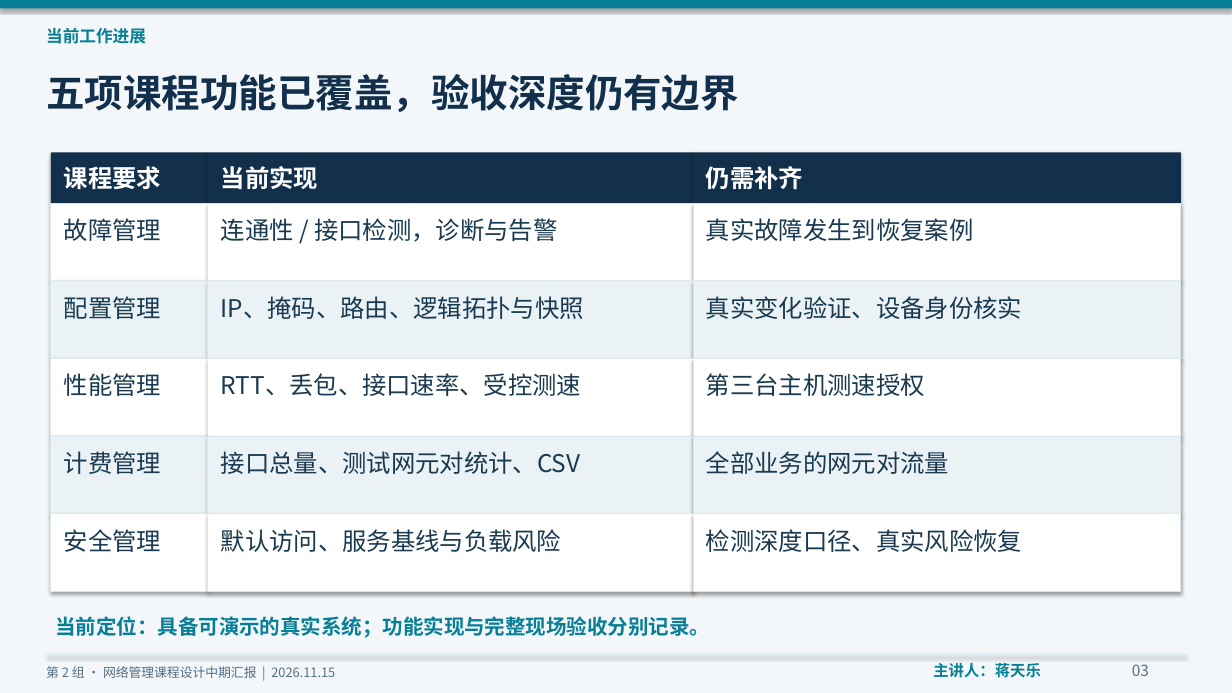
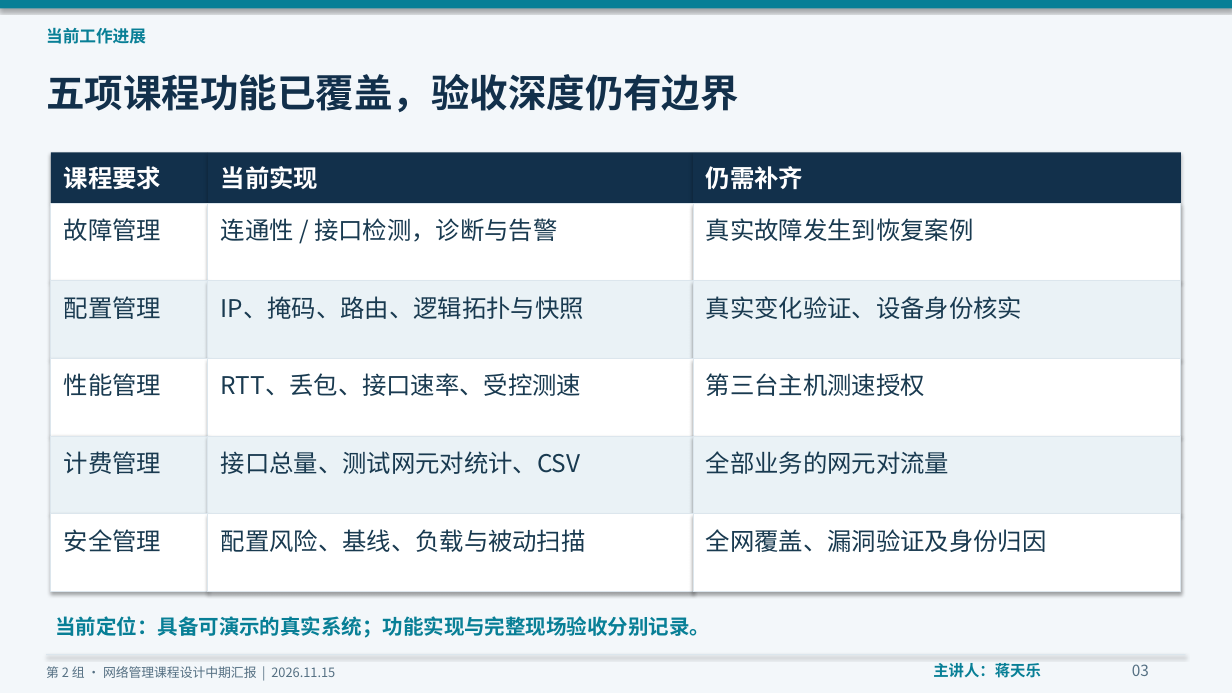
Before and after one commit to moonshadow-2005/Computer-Network-Management, a slide deck: slide 3 of 中期汇报/第2组_网络管理系统_中期汇报.pptx. Drawn at 1232x693 pixels with LibreOffice and Linux fonts; fonts in the diff are those of the drawing. Boxes give left, top, right and bottom in pixels: in the first picture for what was removed or moved away, otherwise in the second. Text is boxed around its words. In the diff, an @@ line names an element or a change of style, - is before the commit and + after.

```diff
--- a/中期汇报/第2组_网络管理系统_中期汇报.pptx
+++ b/中期汇报/第2组_网络管理系统_中期汇报.pptx
@@ text at [221,529,586,552]: text changed @@
-默认访问、服务基线与负载风险
+配置风险、基线、负载与被动扫描
@@ text at [706,529,1047,552]: text changed @@
-检测深度口径、真实风险恢复
+全网覆盖、漏洞验证及身份归因
```
Also in this commit, not shown: 8 other slides changed, 49 other files.
